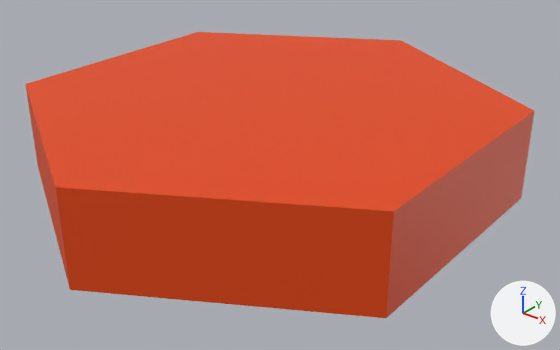
An edit to the glTF model assets/models/glTF/HexCell_Lava_1.glb, drawn before and after from the same camera.
The view is the same before and after, from a camera (50 mm lens) standing at (1.816, -2.199, 1.159) and looking at (0.072, -0.02, -0.192). Arrows for +X, +Y and +Z are at lower right; the lights stay in place. Vertices at the same position are counted once.

The first picture shows 'HexCell_Lava'.
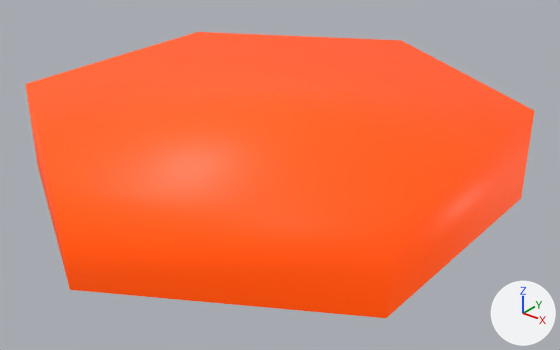
Boxes (x1, y1, x2, y2) around the edits, measured in the pictures (560 x 350 px):
'HexCell_Lava', recoloured, surface changed, shading changed: (26, 32, 534, 318) in both

The change, as a diff of the scene's bpy script:
```diff
--- a/assets/models/glTF/HexCell_Lava_1.glb.py
+++ b/assets/models/glTF/HexCell_Lava_1.glb.py
@@ mat_lava @@
 mat_lava.base_color = (0.8, 0.0644, 0.0)  # orange #e74800
+mat_lava.emission_strength = 1.0
+mat_lava.emission_color = (0.666, 0.0537, 0.0)  # orange #d54200
@@ me_circle_009 @@
 me_circle_009.from_pydata(...)  # 12 vertices, 20 faces; spans x -0.87..0.87, y -1.0..1.0, z -0.25..0.12
 # used by ob_hexcell_lava; location = (0.0, 0.0, 0.0)
+# me_circle_009 part 1: all faces are now shaded smooth (20 of 20 changed)
 me_circle_009.materials.append(mat_lava)
```
